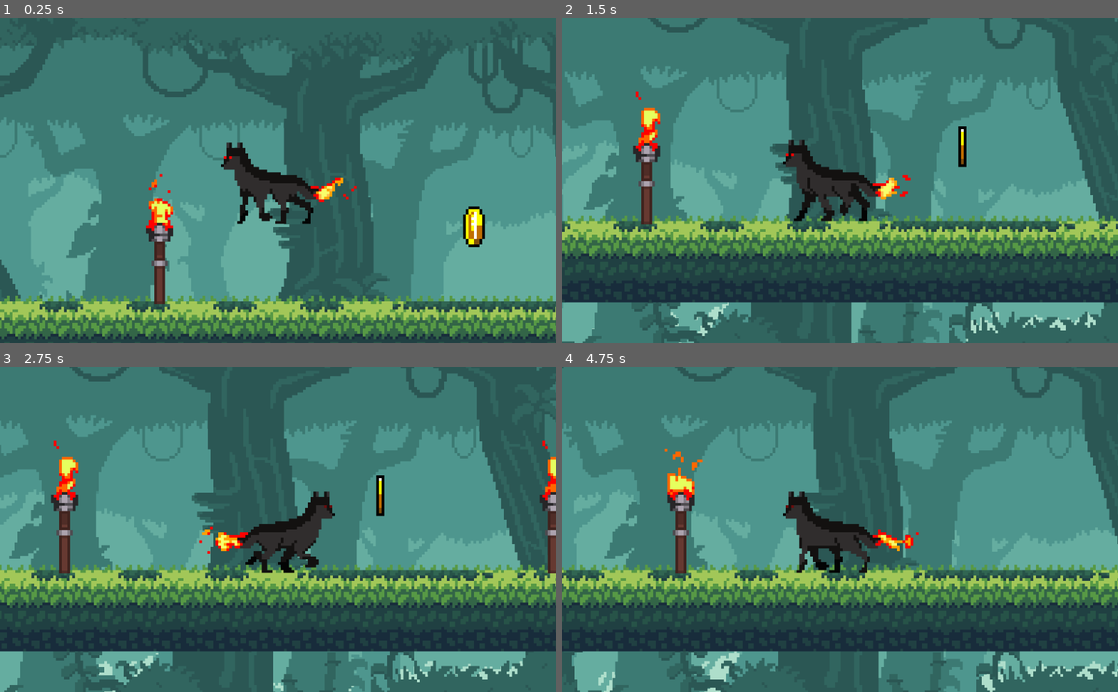
Above: before the commit, frames 1-4 (two rows, left to right).
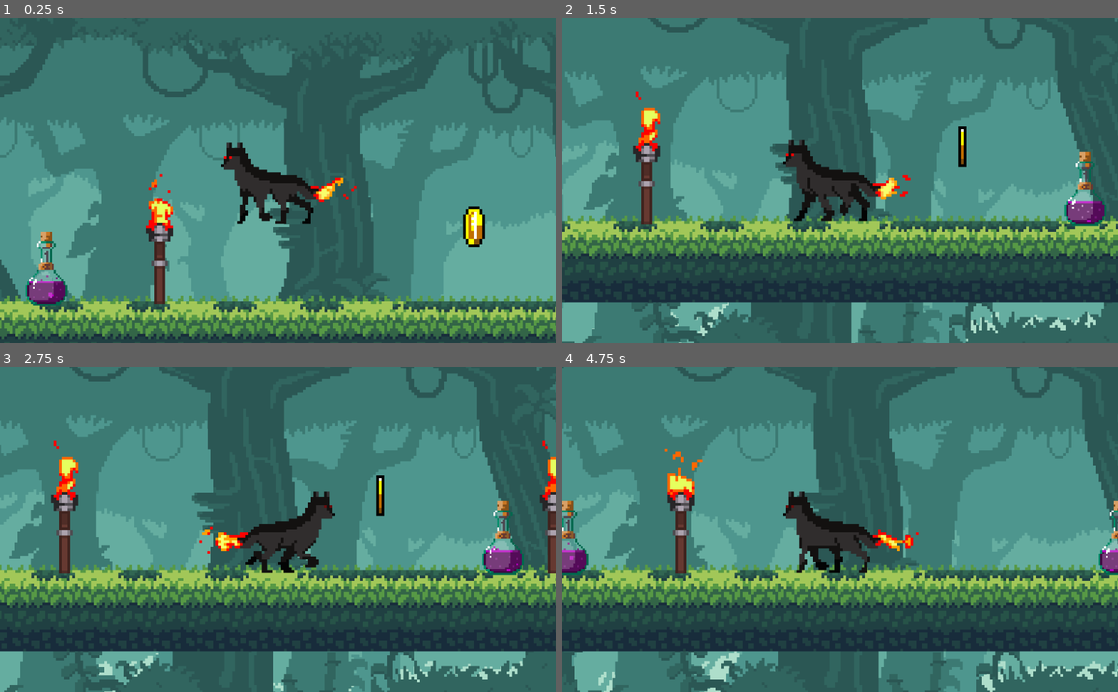
Above: after the commit, the same moments.

Repository: kdds22/test_walk_wolf
Game: Godot game, scene res://Main.tscn
Two runs of this game, one before a commit and one after it. Both use one fixed random seed, a clock stepped at 60 frames per second and the inputs below.
Inputs:
- Up to frame 1 (0.25 s): no input
- Up to frame 2 (1.5 s): hold Right (ui_right) 0.53-1.28 s; hold Left (ui_left) from 1.28 s (still down)
- Up to frame 3 (2.75 s): release Left (ui_left) at 2.03 s; hold Right (ui_right) from 2.03 s (still down)
- Up to frame 4 (4.75 s): release Right (ui_right) at 3.53 s; hold Left (ui_left) from 3.53 s (still down)

The runs differ from the first frame. In frame 1, 0.9% of the frame differs, in the area x 4-13%, y 65-89%; in frame 2, 0.9%; in frame 3, 0.9%; in frame 4, 1.0%, in the area x 0-100%, y 41-65%.

Commit message:
Added Purple Potion

Diff:
--- a/Main.tscn
+++ b/Main.tscn
@@ -1,11 +1,12 @@
-[gd_scene load_steps=7 format=2]
+[gd_scene load_steps=8 format=2]
 
 [ext_resource path="res://tile_main.tres" type="TileSet" id=1]
 [ext_resource path="res://Tocha.tscn" type="PackedScene" id=2]
-[ext_resource path="res://Wolf.tscn" type="PackedScene" id=3]
-[ext_resource path="res://ParallaxBackground.tscn" type="PackedScene" id=4]
-[ext_resource path="res://Coin_Amarelo.tscn" type="PackedScene" id=5]
-[ext_resource path="res://Coin_Roxo.tscn" type="PackedScene" id=6]
+[ext_resource path="res://Potion.tscn" type="PackedScene" id=3]
+[ext_resource path="res://Wolf.tscn" type="PackedScene" id=4]
+[ext_resource path="res://ParallaxBackground.tscn" type="PackedScene" id=5]
+[ext_resource path="res://Coin_Amarelo.tscn" type="PackedScene" id=6]
+[ext_resource path="res://Coin_Roxo.tscn" type="PackedScene" id=7]
 
 [node name="Main" type="Node2D"]
 
@@ -24,7 +25,22 @@
 [node name="Tocha7" parent="Node" instance=ExtResource( 2 )]
 position = Vector2( 497.18, 139.037 )
 
-[node name="KinematicBody2D" parent="." instance=ExtResource( 3 )]
+[node name="Potions" type="Node2D" parent="."]
+editor/display_folded = true
+
+[node name="Potion" parent="Potions" instance=ExtResource( 3 )]
+position = Vector2( 274.691, 152.661 )
+
+[node name="Potion2" parent="Potions" instance=ExtResource( 3 )]
+position = Vector2( 477.87, 152.661 )
+
+[node name="Potion3" parent="Potions" instance=ExtResource( 3 )]
+position = Vector2( 557.135, 152.661 )
+
+[node name="Potion4" parent="Potions" instance=ExtResource( 3 )]
+position = Vector2( 103.961, 152.661 )
+
+[node name="KinematicBody2D" parent="." instance=ExtResource( 4 )]
 position = Vector2( 359.848, 110.702 )
 GRAVITY = 200
 speed = 50
@@ -41,30 +57,31 @@
 [node name="Tocha8" parent="Node2" instance=ExtResource( 2 )]
 position = Vector2( 557.18, 139.037 )
 
-[node name="ParallaxBackground" parent="." instance=ExtResource( 4 )]
+[node name="ParallaxBackground" parent="." instance=ExtResource( 5 )]
 
 [node name="Coins" type="Node" parent="."]
+editor/display_folded = true
 
-[node name="Coin_Amarelo" parent="Coins" instance=ExtResource( 5 )]
+[node name="Coin_Amarelo" parent="Coins" instance=ExtResource( 6 )]
 position = Vector2( 228, 134 )
 
-[node name="Coin_Amarelo2" parent="Coins" instance=ExtResource( 5 )]
+[node name="Coin_Amarelo2" parent="Coins" instance=ExtResource( 6 )]
 position = Vector2( 432, 134 )
 
-[node name="Coin_Amarelo3" parent="Coins" instance=ExtResource( 5 )]
+[node name="Coin_Amarelo3" parent="Coins" instance=ExtResource( 6 )]
 position = Vector2( 588, 134 )
 
-[node name="Coin_Amarelo4" parent="Coins" instance=ExtResource( 5 )]
+[node name="Coin_Amarelo4" parent="Coins" instance=ExtResource( 6 )]
 position = Vector2( 520, 134 )
 
-[node name="Coin_Roxo" parent="Coins" instance=ExtResource( 6 )]
+[node name="Coin_Roxo" parent="Coins" instance=ExtResource( 7 )]
 position = Vector2( 161, 134 )
 
-[node name="Coin_Roxo2" parent="Coins" instance=ExtResource( 6 )]
+[node name="Coin_Roxo2" parent="Coins" instance=ExtResource( 7 )]
 position = Vector2( 371, 134 )
 
-[node name="Coin_Roxo4" parent="Coins" instance=ExtResource( 6 )]
+[node name="Coin_Roxo4" parent="Coins" instance=ExtResource( 7 )]
 position = Vector2( 60, 134 )
 
-[node name="Coin_Roxo3" parent="Coins" instance=ExtResource( 6 )]
+[node name="Coin_Roxo3" parent="Coins" instance=ExtResource( 7 )]
 position = Vector2( 631, 134 )
--- /dev/null
+++ b/Potion.tscn
@@ -0,0 +1,43 @@
+[gd_scene load_steps=4 format=2]
+
+[ext_resource path="res://assets/pocao-purple-Sheet.png" type="Texture" id=1]
+
+[sub_resource type="CapsuleShape2D" id=1]
+radius = 7.47096
+height = 9.809
+
+[sub_resource type="Animation" id=2]
+resource_name = "idle"
+length = 1.4
+loop = true
+tracks/0/type = "value"
+tracks/0/path = NodePath("Sprite:frame")
+tracks/0/interp = 1
+tracks/0/loop_wrap = true
+tracks/0/imported = false
+tracks/0/enabled = true
+tracks/0/keys = {
+"times": PoolRealArray( 0, 0.1, 0.2, 0.3, 0.4, 0.5, 0.6, 0.7, 0.8, 0.9, 1, 1.1, 1.2, 1.3 ),
+"transitions": PoolRealArray( 1, 1, 1, 1, 1, 1, 1, 1, 1, 1, 1, 1, 1, 1 ),
+"update": 1,
+"values": [ 0, 1, 2, 3, 4, 5, 6, 7, 8, 9, 10, 11, 12, 13 ]
+}
+
+[node name="Potion" type="Area2D" groups=[
+"potion",
+]]
+
+[node name="Sprite" type="Sprite" parent="."]
+position = Vector2( -3, -10 )
+scale = Vector2( 0.7, 0.7 )
+texture = ExtResource( 1 )
+hframes = 14
+frame = 4
+
+[node name="CollisionShape2D" type="CollisionShape2D" parent="."]
+position = Vector2( -0.449677, -0.850113 )
+shape = SubResource( 1 )
+
+[node name="AnimationPlayer" type="AnimationPlayer" parent="."]
+autoplay = "idle"
+anims/idle = SubResource( 2 )
--- a/project.godot
+++ b/project.godot
@@ -19,6 +19,29 @@
 run/main_scene="res://Main.tscn"
 config/icon="res://icon.png"
 
+[importer_defaults]
+
+texture={
+"compress/bptc_ldr": 0,
+"compress/hdr_mode": 0,
+"compress/lossy_quality": 0.7,
+"compress/mode": 0,
+"compress/normal_map": 0,
+"detect_3d": false,
+"flags/anisotropic": false,
+"flags/filter": false,
+"flags/mipmaps": false,
+"flags/repeat": 0,
+"flags/srgb": 2,
+"process/HDR_as_SRGB": false,
+"process/fix_alpha_border": true,
+"process/invert_color": false,
+"process/premult_alpha": false,
+"size_limit": 0,
+"stream": false,
+"svg/scale": 1.0
+}
+
 [rendering]
 
 quality/driver/driver_name="GLES2"
Binary file added: assets/pocao-purple-Sheet.png
Not shown, changed: assets/pocao-purple-Sheet.png.import
